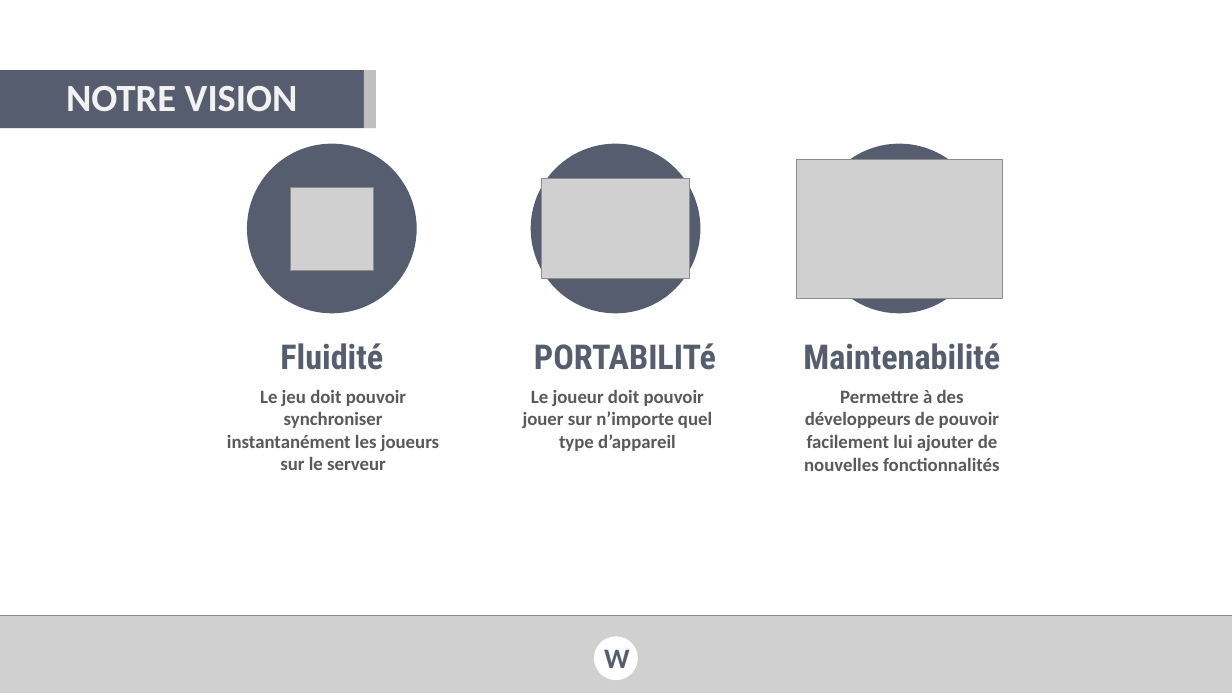
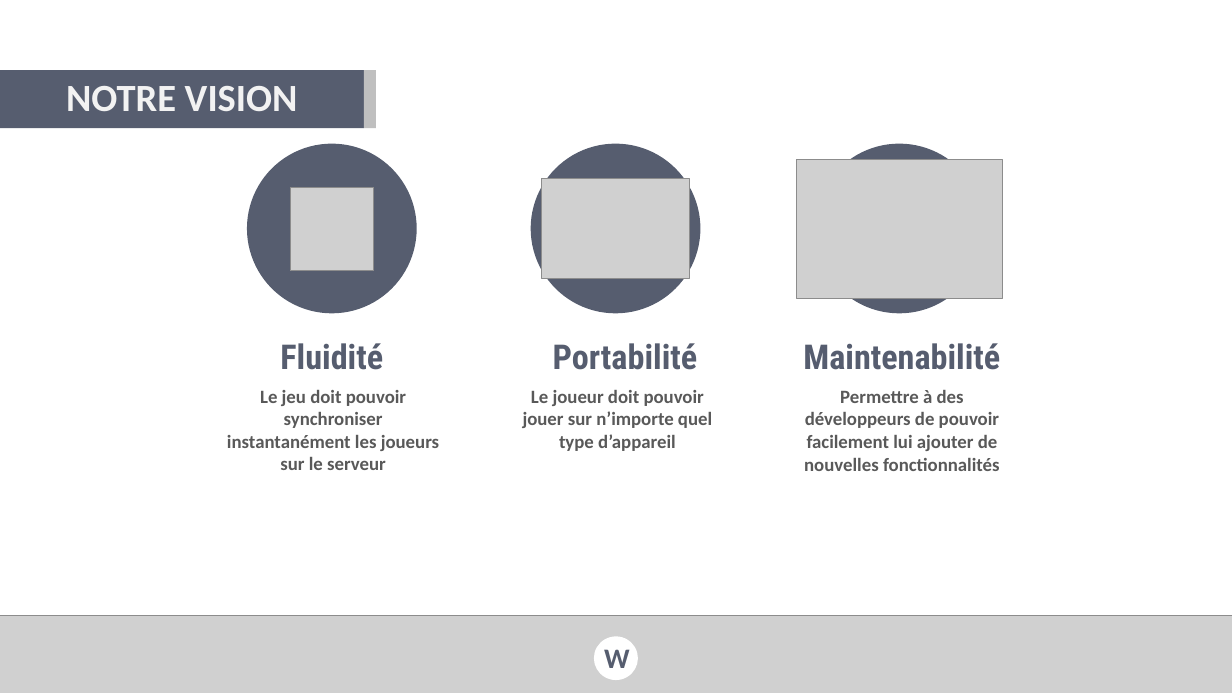
Before and after one commit to val92130/Wander, a slide deck: slide 8 of Docs/Documentation/Presentations/Wander - Forum PI.pptx. Drawn at 1232x693 pixels with LibreOffice and Linux fonts; fonts in the diff are those of the drawing; grey boxes stand for pictures; background and template pictures are left out. Boxes give left, top, right and bottom in pixels: in the first picture for what was removed or moved away, otherwise in the second. Text is boxed around its words. In the diff, an @@ line names an element or a change of style, - is before the commit and + after.

Commit message:
Powerpoint update again

```diff
--- a/Docs/Documentation/Presentations/Wander - Forum PI.pptx
+++ b/Docs/Documentation/Presentations/Wander - Forum PI.pptx
@@ text at (x1=553, y1=343, x2=698, y2=370): text changed @@
-PORTABILITé
+Portabilité
```
Also in this commit, not shown: 2 slides added, 16 other files.
